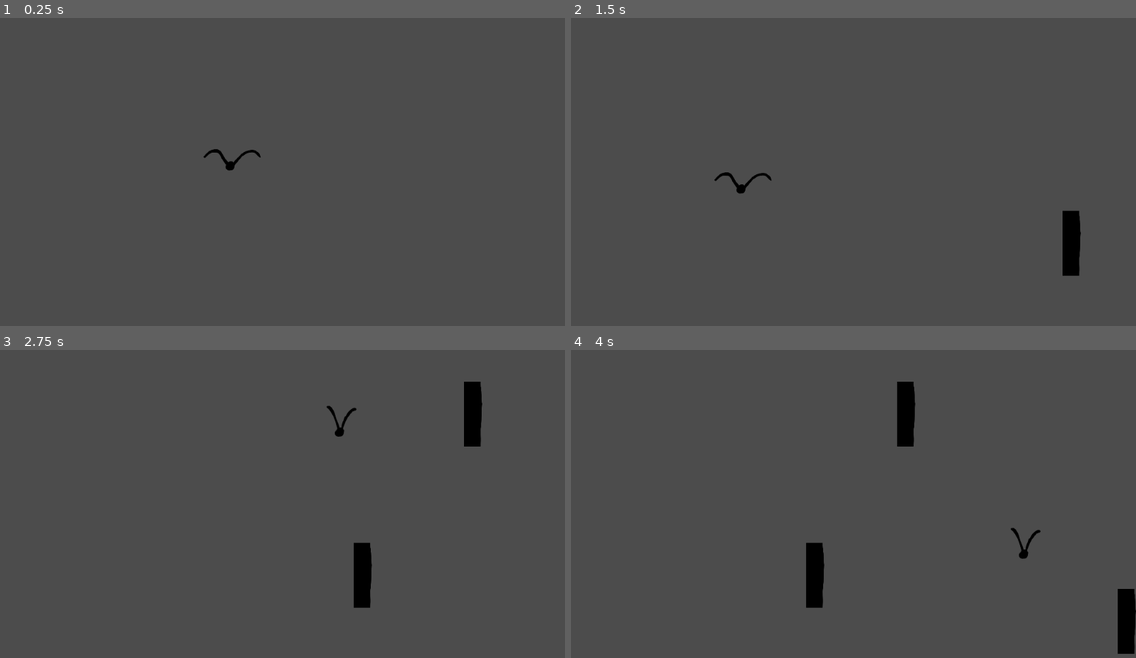
Above: before the commit, frames 1-4 (two rows, left to right).
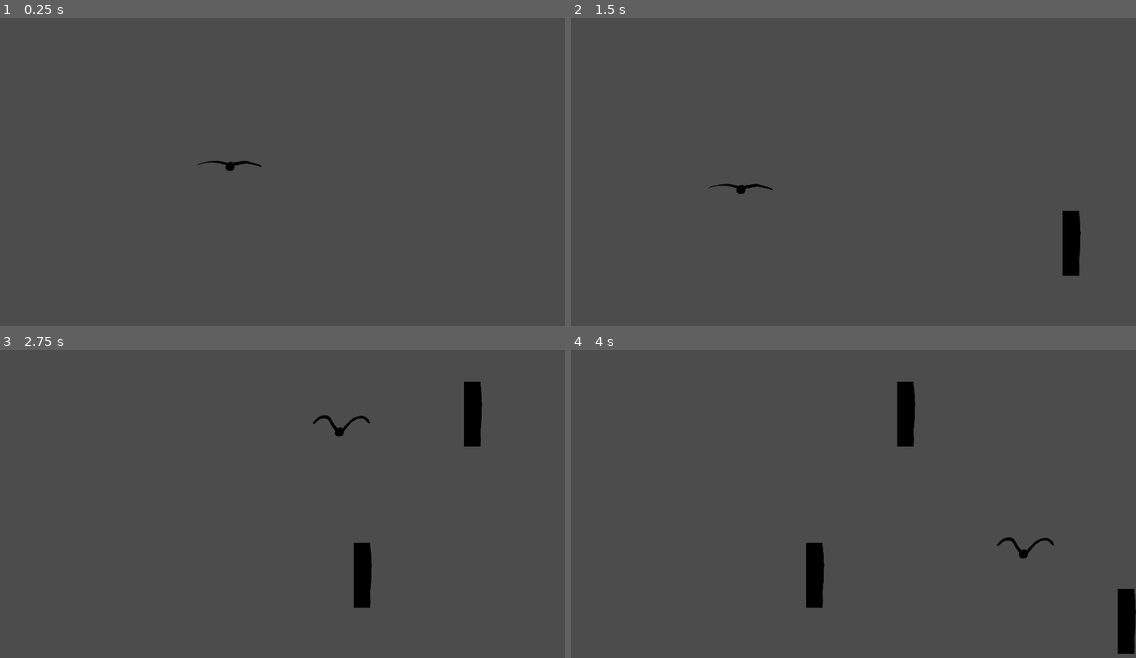
Above: after the commit, the same moments.

Repository: Coursaux/String-game
Game: Godot game, scene res://Main.tscn
The game is run twice, just before and just after one commit, with the same random seed, the same clock (stepped at 60 frames per second) and the same inputs.
Inputs (mouse positions are in pixels of both pictures, inside the frame that each line leads up to):
- Up to frame 1 (0.25 s): no input
- Up to frame 2 (1.5 s): move the mouse to (977, 156) at 0.52 s; move the mouse to (740, 187) at 1.27 s
- Up to frame 3 (2.75 s): move the mouse to (339, 433) at 2.02 s
- Up to frame 4 (4 s): move the mouse to (825, 571) at 2.77 s; move the mouse to (1023, 553) at 3.52 s

The runs differ from the first frame. In frame 1, 0.2% of the frame differs, in the area x 35-47%, y 42-50%; in frame 2, 0.2%; in frame 3, 0.2%, in the area x 55-66%, y 18-29%; in frame 4, 0.2%.

Commit message:
look at these guns c;

Diff:
--- a/String/Character.tscn
+++ b/String/Character.tscn
@@ -38,11 +38,11 @@
 
 [node name="AnimatedSprite" type="AnimatedSprite" parent="." index="0"]
 
-position = Vector2( 0, 4.76837e-07 )
+position = Vector2( 0, 4.76837e-007 )
 scale = Vector2( 0.284444, 0.284444 )
 frames = SubResource( 1 )
 animation = "default"
-frame = 5
+frame = 4
 playing = true
 _sections_unfolded = [ "Transform" ]
 
--- /dev/null
+++ b/String/Gun.tscn
@@ -0,0 +1,8 @@
+[gd_scene format=2]
+
+[node name="KinematicBody2D" type="KinematicBody2D" index="0"]
+
+input_pickable = false
+collision_layer = 1
+collision_mask = 1
+collision/safe_margin = 0.08
--- a/String/Wall.gd
+++ b/String/Wall.gd
@@ -1,6 +1,13 @@
 extends KinematicBody2D
 
+# chance = percentage / 10 (eg. 5.0 = 50%)
+var chance = 5.0
 var motion = Vector2()
+
+func _ready():
+	var i = rand_range(1, 10)
+	if i < chance:
+		print("it's rewind time")
 
 func _physics_process(delta):
 	motion.x = -200
